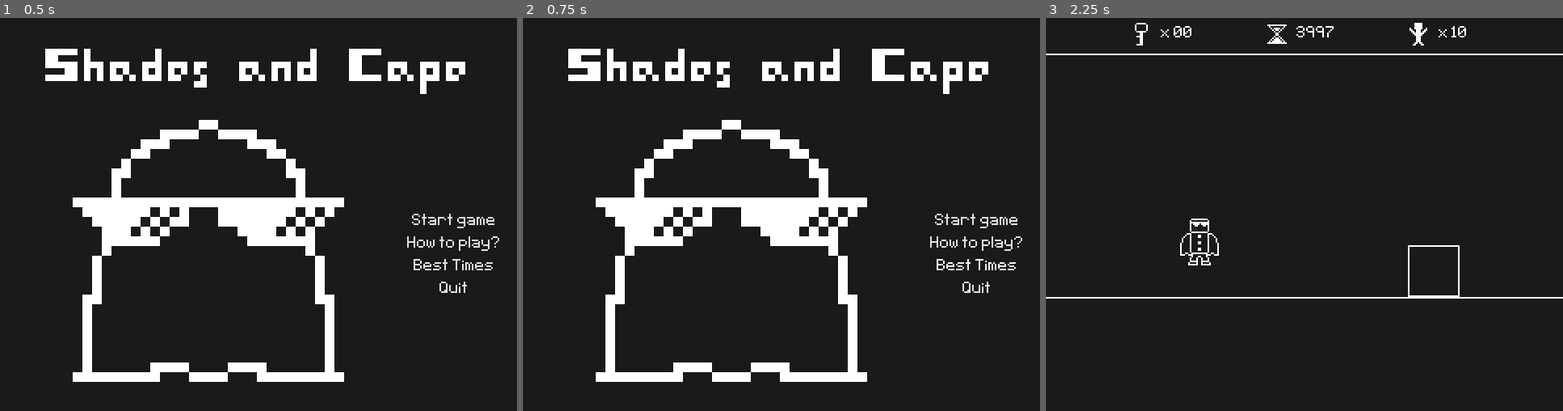
Above: before the commit, frames 1-3 (left to right).
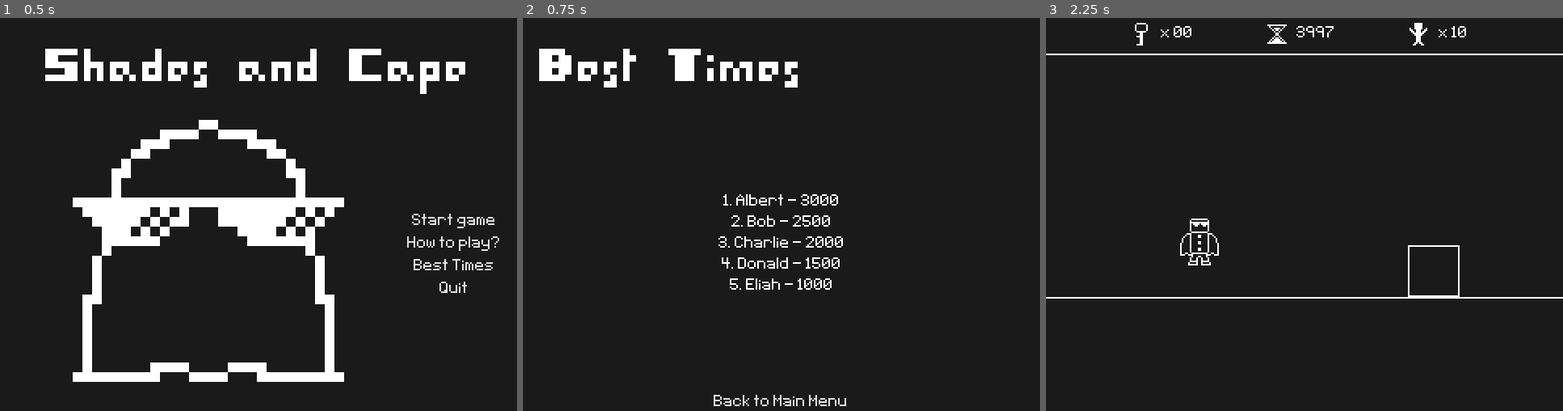
Above: after the commit, the same moments.

Repository: Kiel97/bialjam2019
Game: Godot game, scene res://Menu/MainMenu.tscn
Two runs of this game, one before a commit and one after it. Both use one fixed random seed, a clock stepped at 60 frames per second and the inputs below.
Inputs (mouse positions are in pixels of both pictures, inside the frame that each line leads up to):
- Up to frame 1 (0.5 s): no input
- Up to frame 2 (0.75 s): click "Best Times" at 0.5 s
- Up to frame 3 (2.25 s): click (1304, 403) at 1.25 s, where only the run after the commit has a clickable "Back to Main Menu"; click "Start game" at 2 s

Frame 1 is identical in both runs. In frame 2, 12% of the frame differs, in the area x 3-97%, y 7-99%; in frame 3, nothing differs.

Commit message:
Added unfinished scoring system

Diff:
--- /dev/null
+++ b/Bialjam2019/Menu/BestTimesScreen.gd
@@ -0,0 +1,4 @@
+extends CanvasLayer
+
+func _on_Button_pressed() -> void:
+	get_tree().change_scene("res://Menu/MainMenu.tscn")
--- /dev/null
+++ b/Bialjam2019/Menu/BestTimesScreen.tscn
@@ -0,0 +1,73 @@
+[gd_scene load_steps=5 format=2]
+
+[ext_resource path="res://Menu/BestTimesScreen.gd" type="Script" id=1]
+[ext_resource path="res://HUD/dark_theme.tres" type="StyleBox" id=2]
+[ext_resource path="res://Fonts/menu_font.tres" type="DynamicFont" id=3]
+[ext_resource path="res://Fonts/interface_font.tres" type="DynamicFont" id=4]
+
+[node name="BestTimesScreen" type="CanvasLayer"]
+script = ExtResource( 1 )
+
+[node name="PanelContainer" type="PanelContainer" parent="."]
+anchor_right = 1.0
+anchor_bottom = 1.0
+custom_styles/panel = ExtResource( 2 )
+
+[node name="MarginContainer" type="MarginContainer" parent="PanelContainer"]
+margin_right = 320.0
+margin_bottom = 256.0
+custom_constants/margin_right = 10
+custom_constants/margin_top = 10
+custom_constants/margin_left = 10
+custom_constants/margin_bottom = 10
+
+[node name="VBoxContainer" type="VBoxContainer" parent="PanelContainer/MarginContainer"]
+margin_left = 10.0
+margin_top = 10.0
+margin_right = 310.0
+margin_bottom = 246.0
+
+[node name="BestTimesLabel" type="Label" parent="PanelContainer/MarginContainer/VBoxContainer"]
+margin_right = 300.0
+margin_bottom = 40.0
+custom_fonts/font = ExtResource( 3 )
+text = "Best Times"
+
+[node name="Control2" type="Control" parent="PanelContainer/MarginContainer/VBoxContainer"]
+margin_top = 44.0
+margin_right = 300.0
+margin_bottom = 98.0
+size_flags_horizontal = 3
+size_flags_vertical = 3
+
+[node name="Scoreboard" type="Label" parent="PanelContainer/MarginContainer/VBoxContainer"]
+margin_top = 102.0
+margin_right = 300.0
+margin_bottom = 164.0
+custom_fonts/font = ExtResource( 4 )
+text = "1. Albert - 3000
+2. Bob - 2500
+3. Charlie - 2000
+4. Donald - 1500
+5. Eliah - 1000"
+align = 1
+
+[node name="Control" type="Control" parent="PanelContainer/MarginContainer/VBoxContainer"]
+margin_top = 168.0
+margin_right = 300.0
+margin_bottom = 222.0
+size_flags_horizontal = 3
+size_flags_vertical = 3
+
+[node name="Button" type="Button" parent="PanelContainer/MarginContainer/VBoxContainer"]
+margin_top = 226.0
+margin_right = 300.0
+margin_bottom = 236.0
+custom_styles/hover = ExtResource( 2 )
+custom_styles/pressed = ExtResource( 2 )
+custom_styles/focus = ExtResource( 2 )
+custom_styles/disabled = ExtResource( 2 )
+custom_styles/normal = ExtResource( 2 )
+custom_fonts/font = ExtResource( 4 )
+text = "Back to Main Menu"
+[connection signal="pressed" from="PanelContainer/MarginContainer/VBoxContainer/Button" to="." method="_on_Button_pressed"]
--- a/Bialjam2019/Menu/MainMenu.gd
+++ b/Bialjam2019/Menu/MainMenu.gd
@@ -8,3 +8,6 @@
 
 func _on_HowButton_pressed() -> void:
 	get_tree().change_scene("res://Menu/HelpScreen.tscn")
+
+func _on_TimesButton_pressed() -> void:
+	get_tree().change_scene("res://Menu/BestTimesScreen.tscn")
--- a/Bialjam2019/Menu/MainMenu.tscn
+++ b/Bialjam2019/Menu/MainMenu.tscn
@@ -106,4 +106,5 @@
 text = "Quit"
 [connection signal="pressed" from="PanelContainer/MarginContainer/VBoxContainer/HBoxContainer/VBoxContainer/StartButton" to="." method="_on_StartButton_pressed"]
 [connection signal="pressed" from="PanelContainer/MarginContainer/VBoxContainer/HBoxContainer/VBoxContainer/HowButton" to="." method="_on_HowButton_pressed"]
+[connection signal="pressed" from="PanelContainer/MarginContainer/VBoxContainer/HBoxContainer/VBoxContainer/TimesButton" to="." method="_on_TimesButton_pressed"]
 [connection signal="pressed" from="PanelContainer/MarginContainer/VBoxContainer/HBoxContainer/VBoxContainer/QuitButton" to="." method="_on_QuitButton_pressed"]
